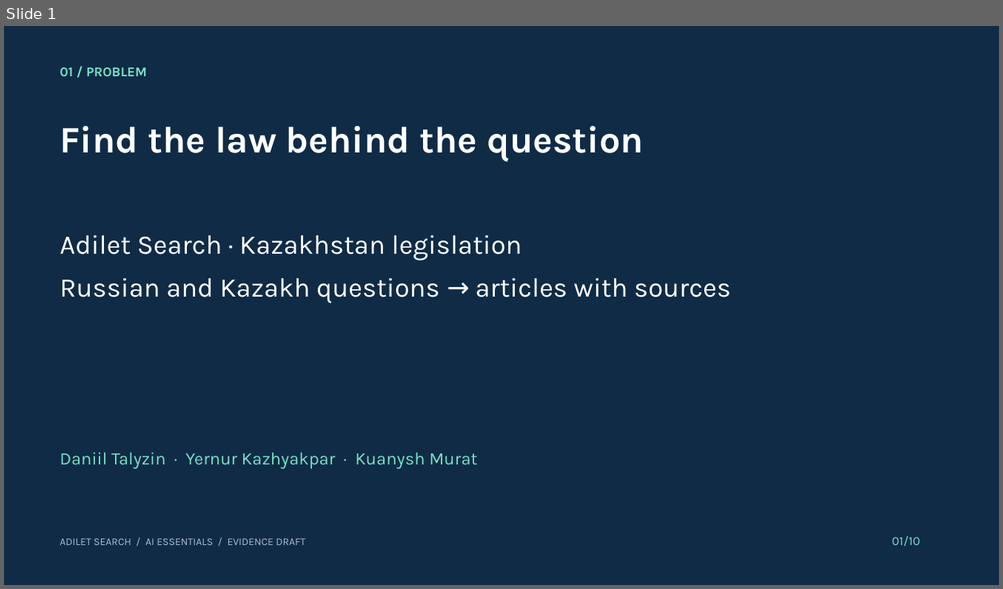
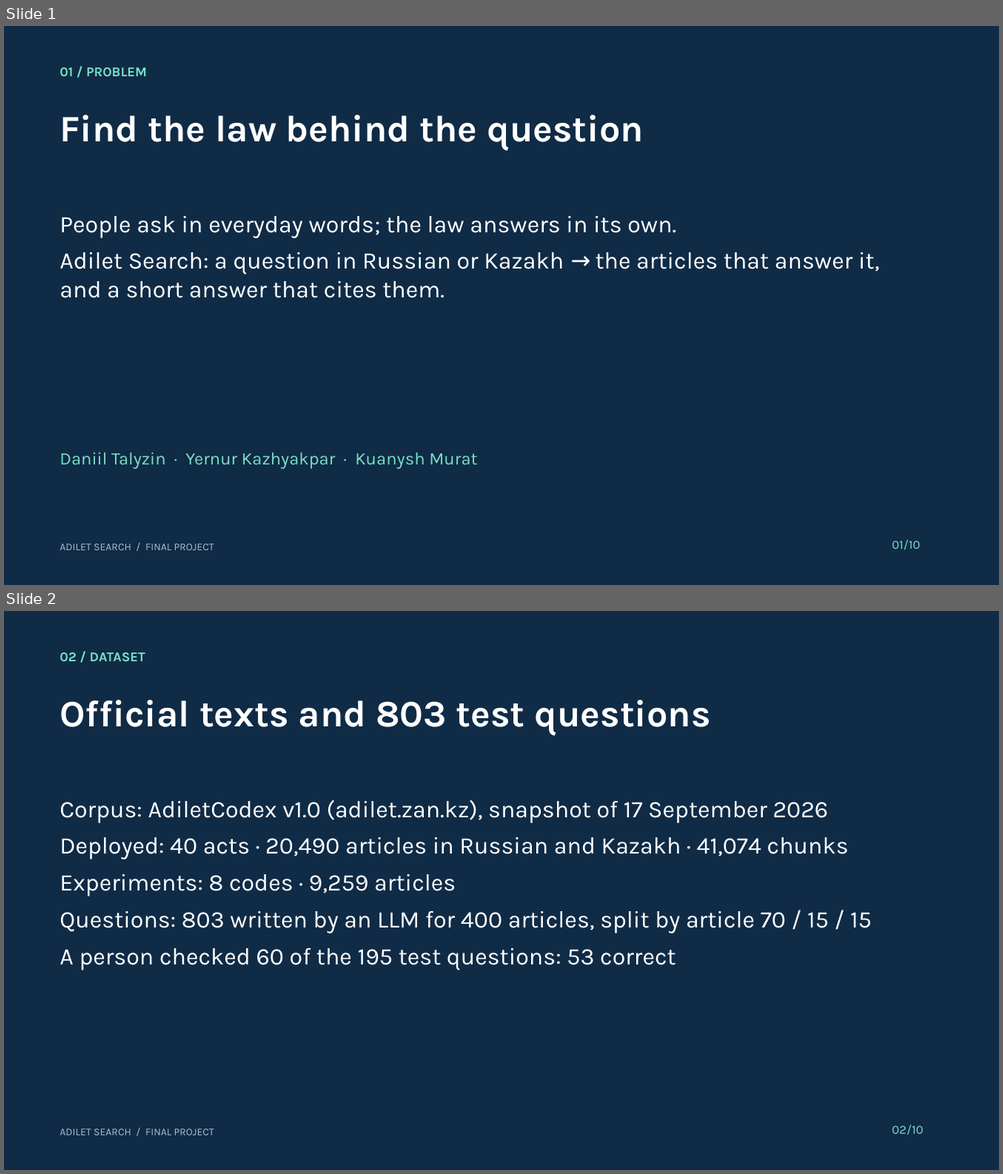
Before and after one commit to R0onen/adilet-search, a slide deck: docs/presentation/final_deck.pptx. Shown one above the other, each under a label of ours: slide 1 before the commit, slides 1 and 2 after it. The pictures are 1003x589 and 1003x1174 pixels, drawn with LibreOffice and Linux fonts; fonts in the diff are those of the drawing. Boxes give left, top, right and bottom in pixels: in the first picture for what was removed or moved away, otherwise in the second. Text is boxed around its words. In the diff, an @@ line names an element or a change of style, - is before the commit and + after.

Commit message:
docs: final evaluation, load test on the deployed corpus, model card for pipeline 1.0.0, presentation, guides and status

```diff
--- a/docs/presentation/final_deck.pptx
+++ b/docs/presentation/final_deck.pptx
@@ slide 2 added at [4,611,999,1170], background #102B46 @@
@@ text added at [60,652,145,661], 13 pt, text #78E1C6, bold @@
+02 / DATASET
@@ text added at [60,700,710,735], 36 pt, text #FFFFFF, bold @@
+Official texts and 803 test questions
@@ text added at [60,800,871,971], 23 pt, text #FFFFFF @@
+Corpus: AdiletCodex v1.0 (adilet.zan.kz), snapshot of 17 September 2026
+Deployed: 40 acts · 20,490 articles in Russian and Kazakh · 41,074 chunks
+Experiments: 8 codes · 9,259 articles
+Questions: 803 written by an LLM for 400 articles, split by article 70 / 15 / 15
+A person checked 60 of the 195 test questions: 53 correct
@@ text added at [60,1129,214,1136], 10 pt, text #A9BED0 @@
+ADILET SEARCH / FINAL PROJECT
@@ text added at [891,1125,922,1135], 12 pt, text #78E1C6 @@
+02/10
@@ slide 1 changed as well @@
@@ text "Find the law behind the ..." at [60,115,643,150]: less space between paragraphs @@
@@ text "Find the law behind the ...": place and size @@
-text "Find the law behind the ..." at [60,126,643,161]
+text "Find the law behind the ..." at [60,115,643,150]
@@ text at [60,216,879,298]: text changed; size 26 to 23 pt @@
-Adilet Search · Kazakhstan legislation
-Russian and Kazakh questions → articles with sources
+People ask in everyday words; the law answers in its own.
+Adilet Search: a question in Russian or Kazakh → the articles that answer it, and a short answer that cites them.
@@ text "01/10" at [891,540,919,550]: less space between paragraphs @@
@@ text at [60,544,214,551]: text changed @@
-ADILET SEARCH / AI ESSENTIALS / EVIDENCE DRAFT
+ADILET SEARCH / FINAL PROJECT
```
Also in this commit, not shown: 1 other slide changed, 7 other slides added, 8 slides removed, 29 other files.
